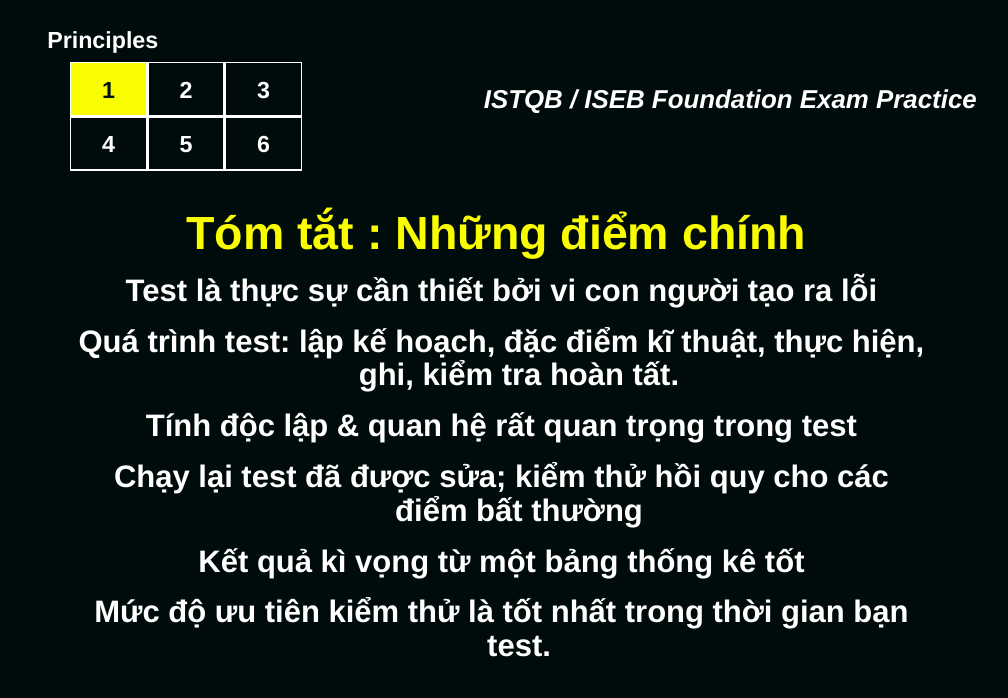
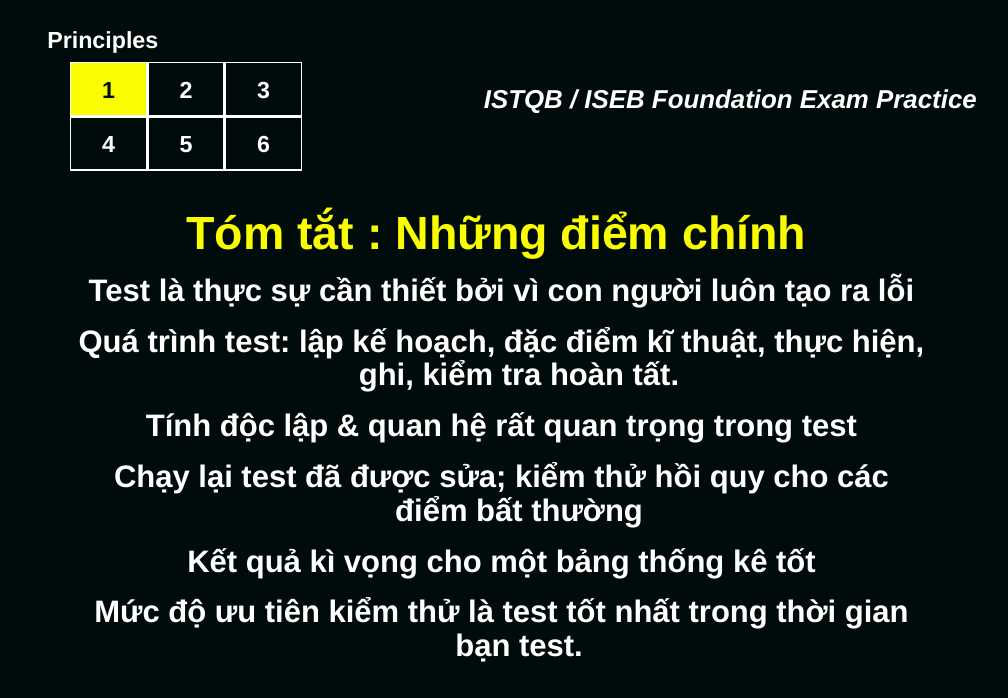
Before and after one commit to TesterRepo/kiemthu_Group1, a slide deck: slide 67 of ISTQBCH1-nhóm 1.ppt. Drawn at 1008x698 pixels with LibreOffice and Linux fonts; fonts in the diff are those of the drawing. Boxes give left, top, right and bottom in pixels: in the first picture for what was removed or moved away, otherwise in the second. Text is boxed around its words. In the diff, an @@ line names an element or a change of style, - is before the commit and + after.

Commit message:
sua doi
sua doi

```diff
--- a/ISTQBCH1-nhóm 1.ppt
+++ b/ISTQBCH1-nhóm 1.ppt
@@ subtitle at [89,276,914,307]: text changed @@
-Test là thực sự cần thiết bởi vi con người tạo ra lỗi
+Test là thực sự cần thiết bởi vì con người luôn tạo ra lỗi
@@ subtitle at [94,548,909,662]: text changed @@
-Kết quả kì vọng từ một bảng thống kê tốt
-Mức độ ưu tiên kiểm thử là tốt nhất trong thời gian bạn test.
+Kết quả kì vọng cho một bảng thống kê tốt
+Mức độ ưu tiên kiểm thử là test tốt nhất trong thời gian bạn test.
```
Also in this commit, not shown: 24 other slides changed.
